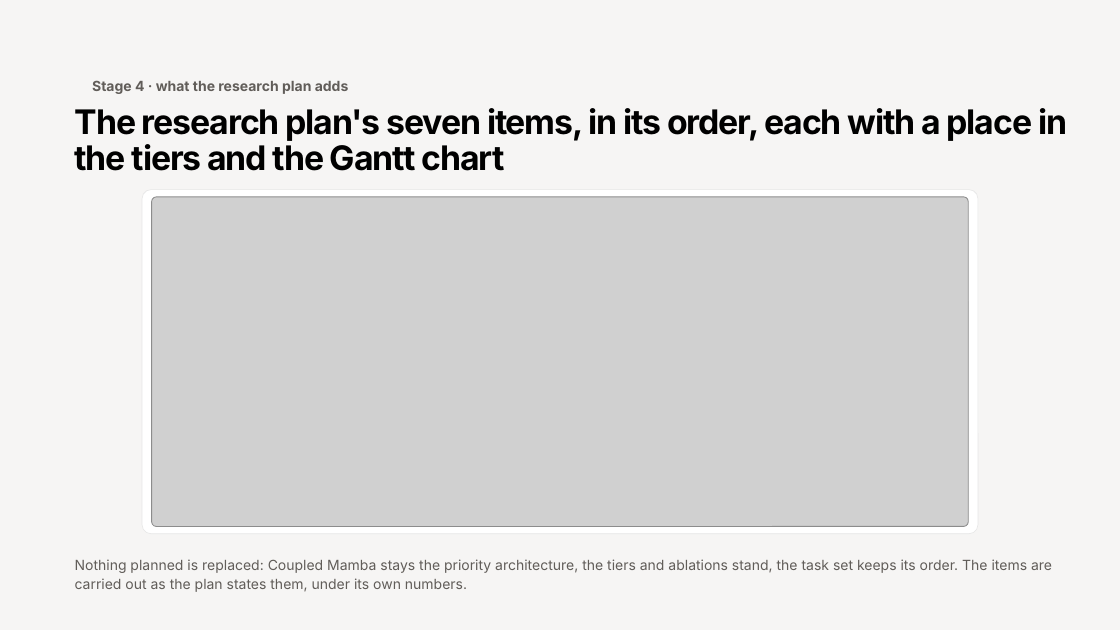
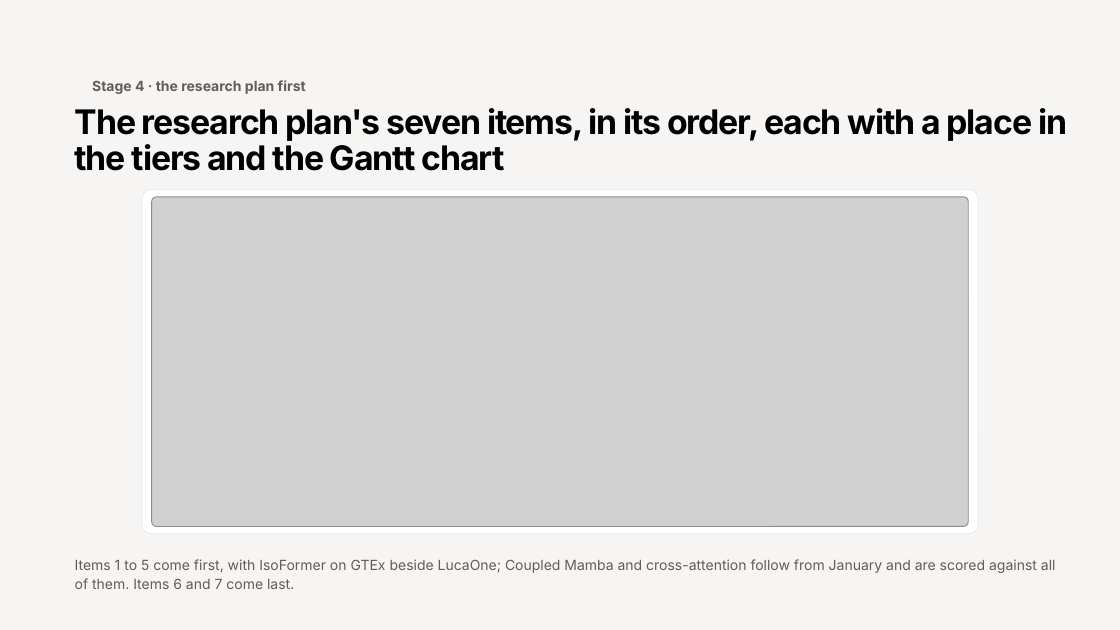
Before and after one commit to jtmckinley4/multimodal-bio-fusion, a slide deck: slide 12 of docs/notes/Slides/Mina_Meeting_Slides_2026-10-20.pptx (slide 13 before the commit). Drawn at 1120x630 pixels with LibreOffice and Linux fonts; fonts in the diff are those of the drawing; grey boxes stand for pictures; background and template pictures are left out. Boxes give left, top, right and bottom in pixels: in the first picture for what was removed or moved away, otherwise in the second. Text is boxed around its words. In the diff, an @@ line names an element or a change of style, - is before the commit and + after.

```diff
--- a/docs/notes/Slides/Mina_Meeting_Slides_2026-10-20.pptx
+++ b/docs/notes/Slides/Mina_Meeting_Slides_2026-10-20.pptx
@@ text at (92, 80, 306, 94): text changed @@
-Stage 4 · what the research plan adds
+Stage 4 · the research plan first
@@ text at (75, 559, 1056, 589): text changed @@
-Nothing planned is replaced: Coupled Mamba stays the priority architecture, the tiers and ablations stand, the task set keeps its order. The items are carried out as the plan states them, under its own numbers.
+Items 1 to 5 come first, with IsoFormer on GTEx beside LucaOne; Coupled Mamba and cross-attention follow from January and are scored against all of them. Items 6 and 7 come last.
```
Also in this commit, not shown: 4 other slides changed, 18 other files.
